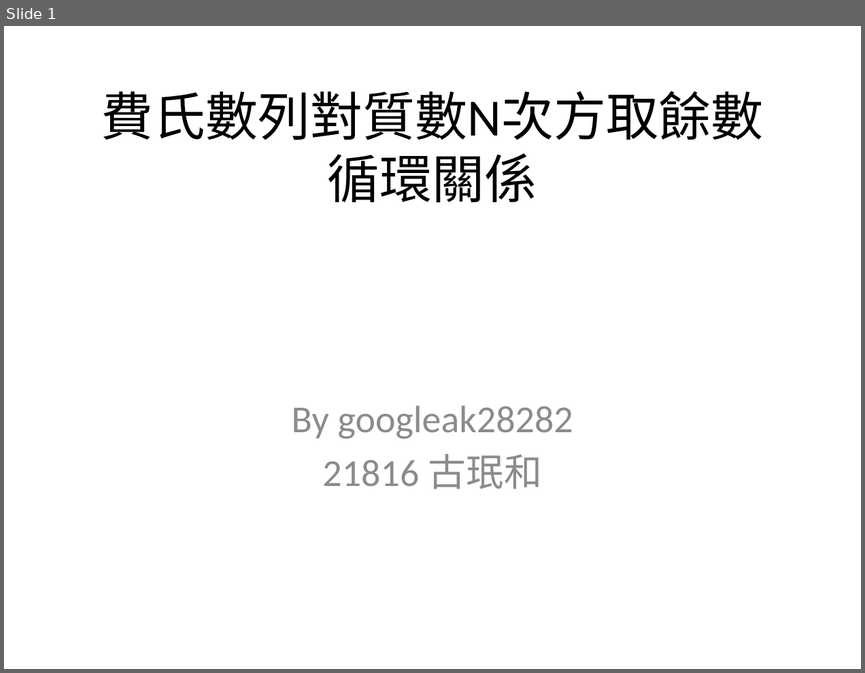
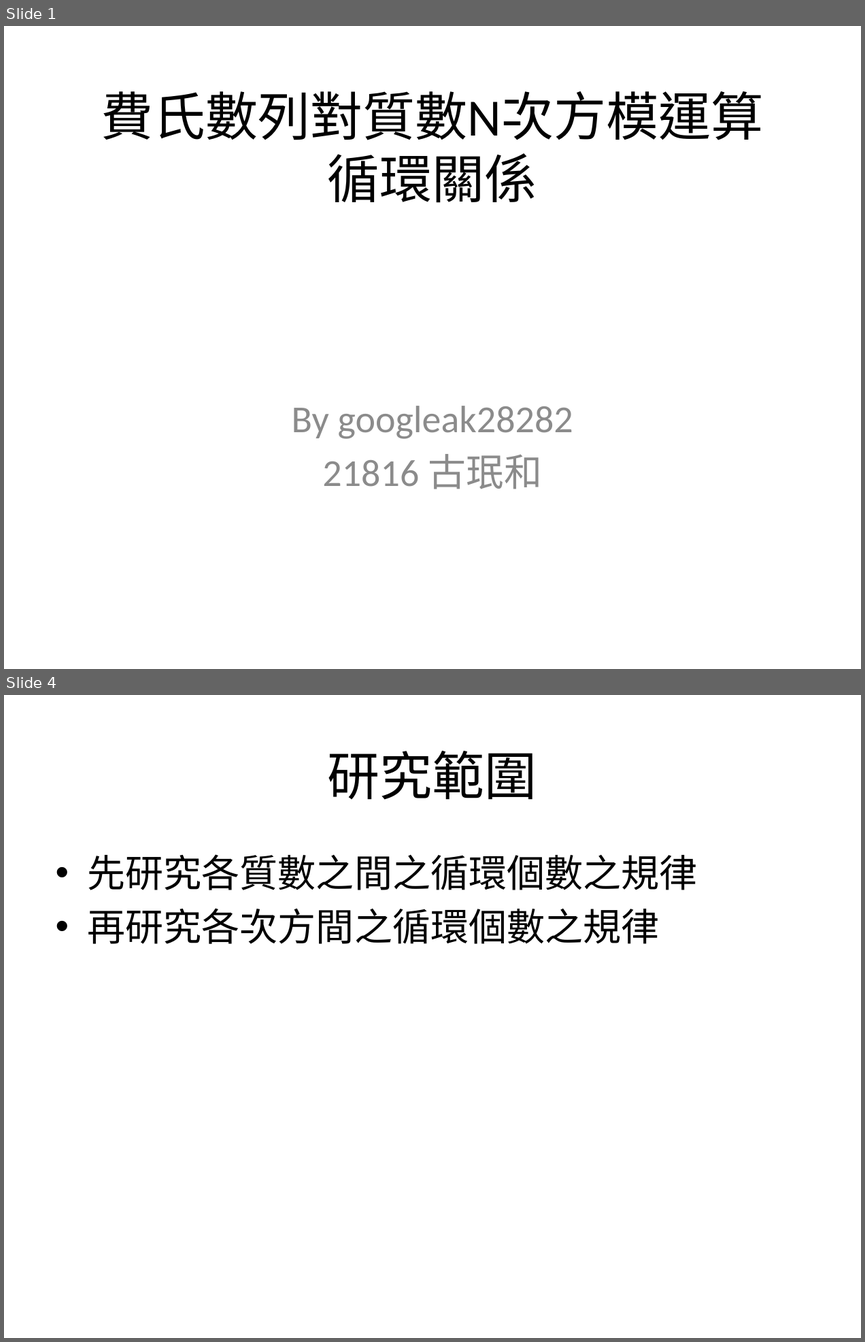
Before and after one commit to googleak28282/-, a slide deck: 專題.pptx. Shown one above the other, each under a label of ours: slide 1 before the commit, slides 1 and 4 after it; the slides between them are not shown. The pictures are 865x673 and 865x1342 pixels, drawn with LibreOffice and Linux fonts; fonts in the diff are those of the drawing. Boxes give left, top, right and bottom in pixels: in the first picture for what was removed or moved away, otherwise in the second. Text is boxed around its words. In the diff, an @@ line names an element or a change of style, - is before the commit and + after.

```diff
--- a/專題.pptx
+++ b/專題.pptx
@@ slide 4 added at [4, 695, 861, 1338], background #FFFFFF @@
@@ title added at [328, 751, 537, 800], 44 pt, text #000000 @@
+研究範圍
@@ text added at [88, 854, 697, 944], 32 pt, text #000000 @@
+• 先研究各質數之間之循環個數之規律
+• 再研究各次方間之循環個數之規律
@@ slide 1 changed as well @@
@@ title at [101, 91, 763, 140]: text changed @@
-費氏數列對質數N次方取餘數循環關係
+費氏數列對質數N次方模運算循環關係
```
Also in this commit, not shown: 6 other slides added, 1 slide removed, 58 other files.
